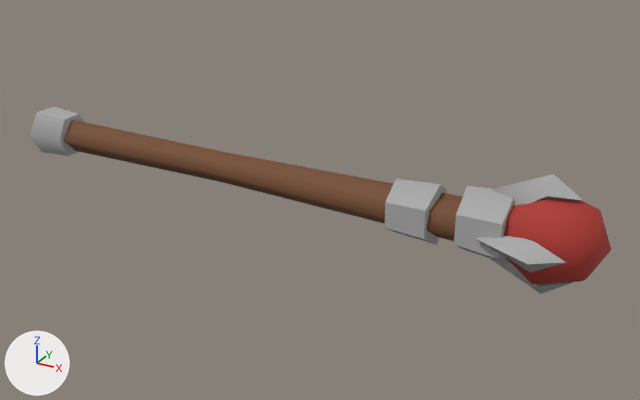
Before and after pictures for a commit that changed the FBX model Assets/ToonyTinyPeople/models/extras/weapons/w_staff_B.FBX.
The view is the same before and after, from a camera (50 mm lens) standing at (1.505, -2.101, 1.014) and looking at (0.331, 0.033, -0.053). Every picture has the same lights, and +X, +Y and +Z are marked at lower left. Where no turn or scale is listed for an object, it has been applied to the vertices.

The first picture shows 'w_staff_B'.
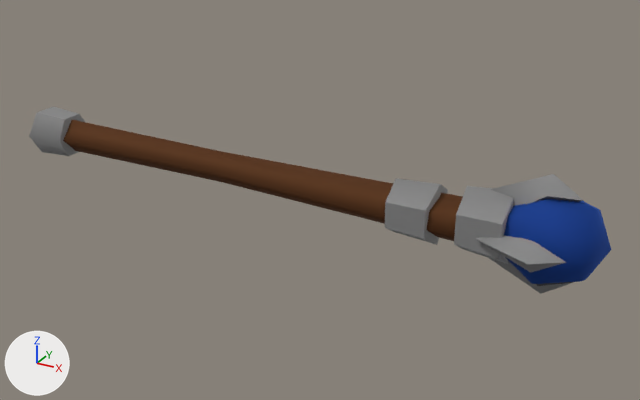
Where the newer file only moved an object's origin or applied its transform, the numbers keep the older frame.

The change, as a diff of the scene's bpy script:
```diff
--- a/Assets/ToonyTinyPeople/models/extras/weapons/w_staff_B.FBX.py
+++ b/Assets/ToonyTinyPeople/models/extras/weapons/w_staff_B.FBX.py
@@ img_tt_rts_units_textureblue_tga @@
+img_tt_rts_units_textureblue_tga = load_image('TT_RTS_Units_textureBlue.tga', '../../materials/TT_RTS_Units_textureBlue.tga', 1024, 1024, 'sRGB')
@@ mat_tt_rts_units @@
 mat_tt_rts_units = principled_material('TT_RTS_Units')
-mat_tt_rts_units.texture = img_tt_rts_units_texture_psd
+mat_tt_rts_units.texture = img_tt_rts_units_textureblue_tga
+mat_tt_rts_units.metallic = 1.0
 mat_tt_rts_units.roughness = 0.859
```

Where the change shows, as pixel boxes (x1, y1, x2, y2) in the pictures (640 x 400 px):
'w_staff_B', surface changed
    both: (29, 107, 611, 294)
